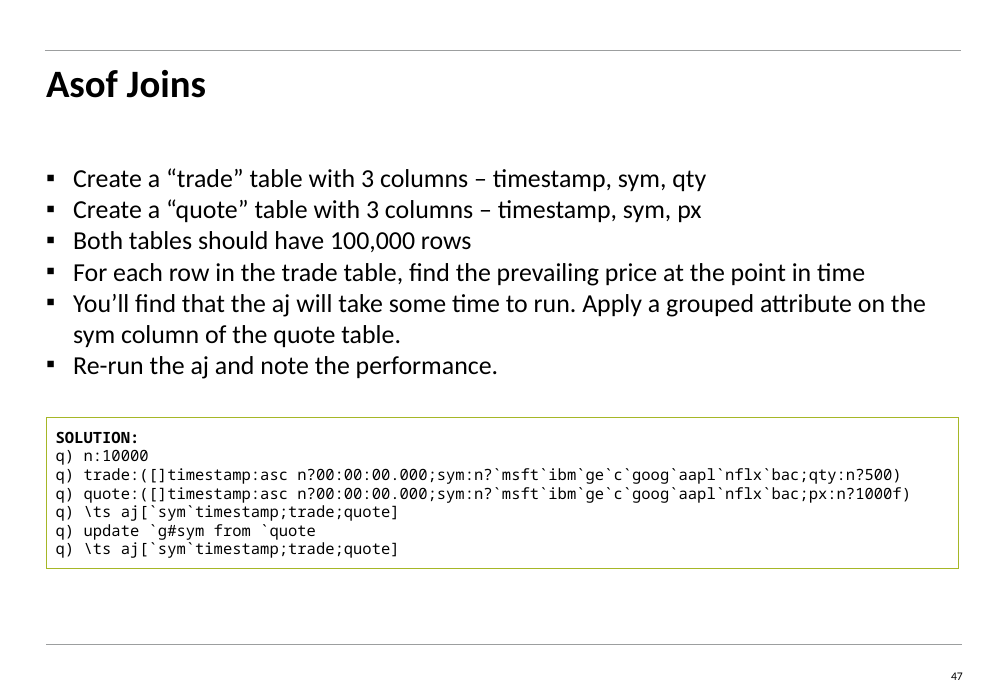
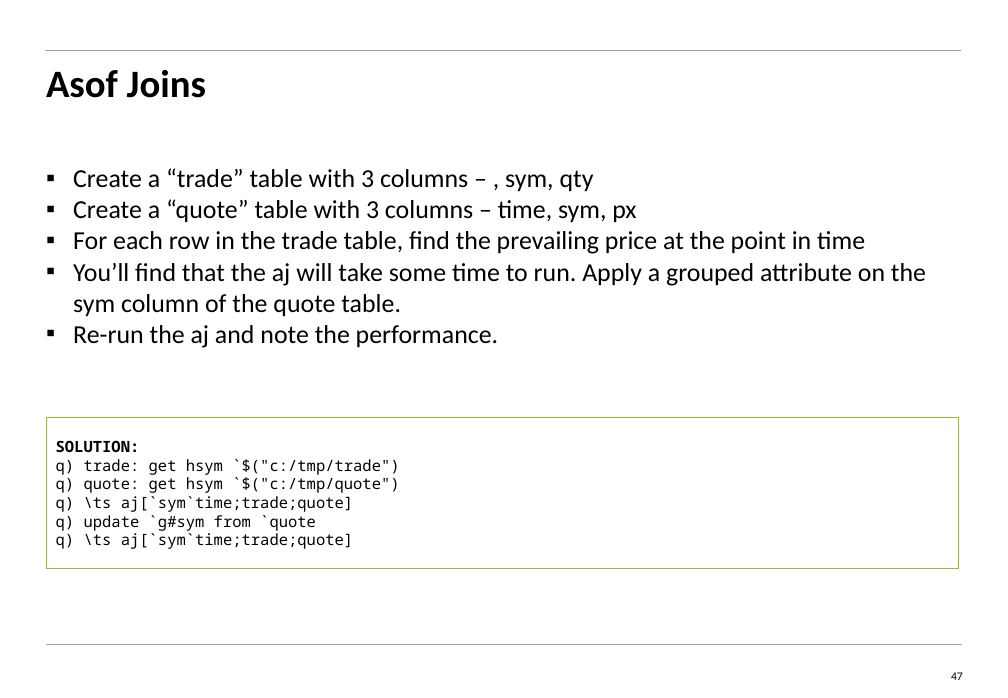
Before and after one commit to kenwjj/Q-ingSpree, a slide deck: slide 47 of kdb_training/KDB_2day_Training_Day2_students-kw.pptx. Drawn at 1008x698 pixels with LibreOffice and Linux fonts; fonts in the diff are those of the drawing. Boxes give left, top, right and bottom in pixels: in the first picture for what was removed or moved away, otherwise in the second. Text is boxed around its words. In the diff, an @@ line names an element or a change of style, - is before the commit and + after.

```diff
--- a/kdb_training/KDB_2day_Training_Day2_students-kw.pptx
+++ b/kdb_training/KDB_2day_Training_Day2_students-kw.pptx
@@ text at (73,168,636,223): text changed @@
-▪ Create a “trade” table with 3 columns – timestamp, sym, qty
-▪ Create a “quote” table with 3 columns – timestamp, sym, px
-▪ Both tables should have 100,000 rows
+▪ Create a “trade” table with 3 columns – , sym, qty
+▪ Create a “quote” table with 3 columns – time, sym, px
@@ text in rectangle at (56,459,399,512): text changed @@
-q) n:10000
-q) trade:([]timestamp:asc n?00:00:00.000;sym:n?`msft`ibm`ge`c`goog`aapl`nflx`bac;qty:n?500)
-q) quote:([]timestamp:asc n?00:00:00.000;sym:n?`msft`ibm`ge`c`goog`aapl`nflx`bac;px:n?1000f)
-q) \ts aj[`sym`timestamp;trade;quote]
+q) trade: get hsym `$("c:/tmp/trade")
+q) quote: get hsym `$("c:/tmp/quote")
+q) \ts aj[`sym`time;trade;quote]
@@ text in rectangle at (56,533,353,549): text changed @@
-q) \ts aj[`sym`timestamp;trade;quote]
+q) \ts aj[`sym`time;trade;quote]
```
Also in this commit, not shown: 9 other slides changed, 1 slide added, 2 other files.
